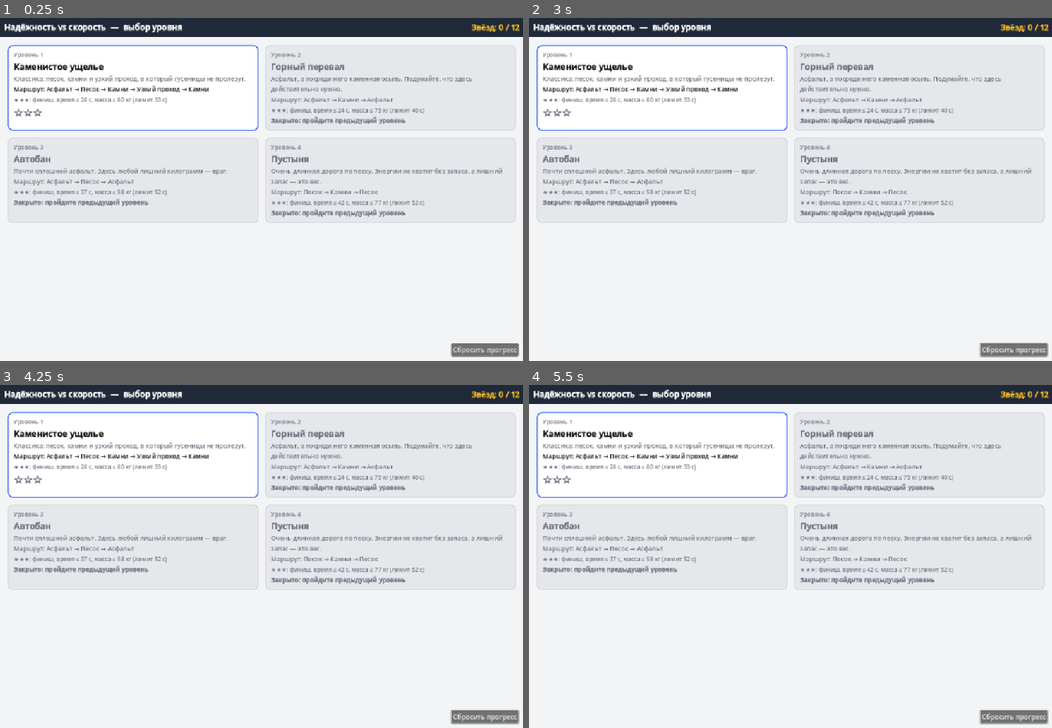
Above: before the commit, frames 1-4 (two rows, left to right).
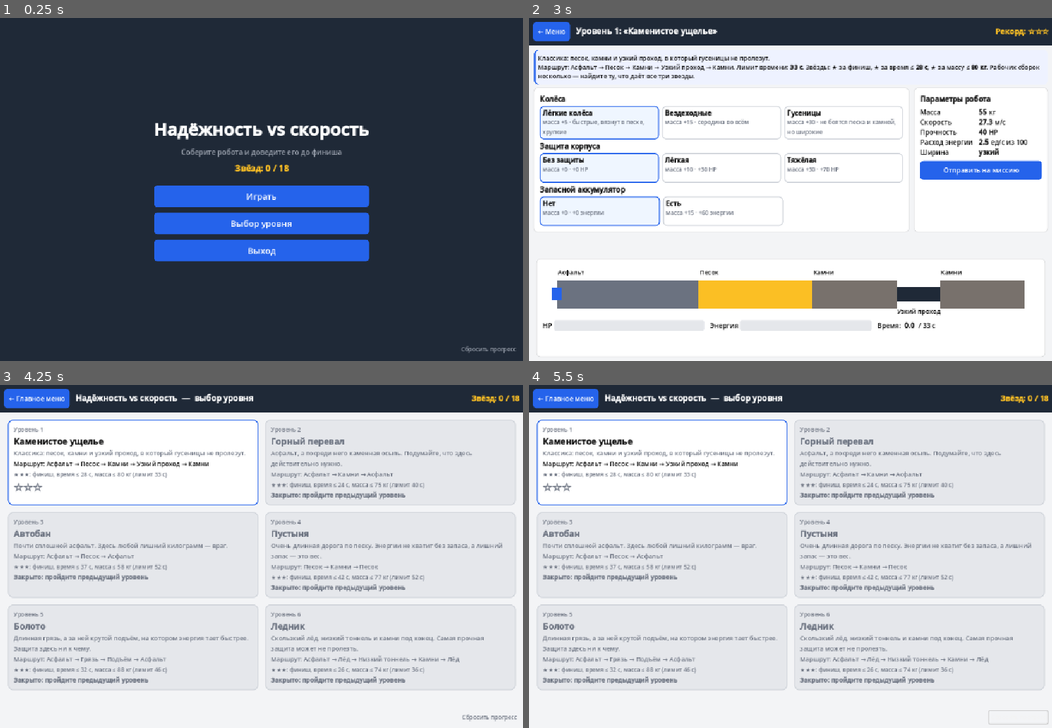
Above: after the commit, the same moments.

Repository: timurkinBits/PS10
Game: Godot game, scene res://main.tscn
Same seed, same stepped clock (60 frames per second), same inputs: the game is played once before the commit and once after it.
Inputs (mouse positions are in pixels of both pictures, inside the frame that each line leads up to):
- Up to frame 1 (0.25 s): no input
- Up to frame 2 (3 s): click "Сбросить прогресс" at 0.5 s; click (790, 223) at 1.25 s, where only the run after the commit has a clickable "Выбор уровня"; click (753, 203) at 2 s, where only the run after the commit has a clickable "Отмена"; click (790, 196) at 2.75 s, where only the run after the commit has a clickable "Играть"
- Up to frame 3 (4.25 s): click (20, 398) at 3.5 s, where only the run after the commit has a clickable "← Меню"
- Up to frame 4 (5.5 s): click "Сбросить прогресс" at 4.25 s; click (827, 570) at 5 s, where only the run after the commit has a clickable "Сбросить"

The runs differ from the first frame. In frame 1, 95% of the frame differs, in the area x 0-100%, y 1-100%; in frame 2, 42%; in frame 3, 18%; in frame 4, 18%.

Commit message:
2 ver

Diff:
--- a/data.gd
+++ b/data.gd
@@ -7,6 +7,8 @@
 	"res://levels/level_02.gd",
 	"res://levels/level_03.gd",
 	"res://levels/level_04.gd",
+	"res://levels/level_05.gd",
+	"res://levels/level_06.gd",
 ]
 
 # Ленивая загрузка: уровни читаются через load(), а не через preload и не через
@@ -24,16 +26,26 @@
 const DRAIN := 0.045      # расход энергии на кг массы
 const DMG := 0.5          # урон на камнях
 const TIME_SCALE := 3.0   # ускорение симуляции (как в оригинале)
+const HILL_SLOW := 0.8    # множитель скорости на подъёме
+const HILL_DRAIN := 1.5   # во сколько раз быстрее расходуется энергия на подъёме
 
 const ASPHALT := "Асфальт"
 const SAND := "Песок"
 const ROCKS := "Камни"
 const NARROW := "Узкий проход"
+const MUD := "Грязь"
+const HILL := "Подъём"
+const ICE := "Лёд"
+const LOW := "Низкий тоннель"
 const TERRAIN_COLOR := {
 	ASPHALT: "#6b7280",
 	SAND: "#fbbf24",
 	ROCKS: "#78716c",
 	NARROW: "#1f2937",
+	MUD: "#7c4a21",
+	HILL: "#4d7c0f",
+	ICE: "#7dd3fc",
+	LOW: "#4b5563",
 }
 
 const C_BG := Color("#f3f4f6")
--- /dev/null
+++ b/end_screen.gd
@@ -0,0 +1,73 @@
+extends Control
+## Экран завершения игры: показывается после прохождения последнего уровня.
+
+signal levels_requested
+signal main_menu_requested
+
+const Data = preload("res://data.gd")
+const Style = preload("res://ui_style.gd")
+const Progress = preload("res://progress.gd")
+
+
+func _ready() -> void:
+	var bg := ColorRect.new()
+	bg.color = Data.C_BG
+	add_child(bg)
+	bg.set_anchors_and_offsets_preset(Control.PRESET_FULL_RECT)
+
+	var center := CenterContainer.new()
+	add_child(center)
+	center.set_anchors_and_offsets_preset(Control.PRESET_FULL_RECT)
+
+	var box := Style.box()
+	box.custom_minimum_size.x = 520
+	center.add_child(box)
+
+	var v := VBoxContainer.new()
+	v.add_theme_constant_override("separation", 8)
+	box.add_child(v)
+
+	var count: int = Data.levels().size()
+	var total := Progress.total_stars()
+	var perfect := total == count * 3
+
+	var title := Style.lbl("Игра пройдена!", 32, Data.C_OK, true)
+	title.horizontal_alignment = HORIZONTAL_ALIGNMENT_CENTER
+	v.add_child(title)
+
+	var text := "Идеально: все звёзды собраны!" if perfect else "Все уровни пройдены. Вернитесь и соберите оставшиеся звёзды."
+	var sub := Style.lbl(text, 15, Data.C_GRAY, false, true)
+	sub.horizontal_alignment = HORIZONTAL_ALIGNMENT_CENTER
+	v.add_child(sub)
+
+	var sum := Style.lbl("Звёзд: %d / %d" % [total, count * 3], 22, Data.C_STAR, true)
+	sum.horizontal_alignment = HORIZONTAL_ALIGNMENT_CENTER
+	v.add_child(sum)
+
+	v.add_child(HSeparator.new())
+
+	# результаты по уровням
+	for i in count:
+		var row := HBoxContainer.new()
+		var name_lbl := Style.lbl("%d. %s" % [i + 1, str(Data.levels()[i]["name"])], 15)
+		name_lbl.size_flags_horizontal = Control.SIZE_EXPAND_FILL
+		row.add_child(name_lbl)
+		var s := Progress.get_stars(i)
+		row.add_child(Style.lbl(Data.stars_text(s), 18, Data.C_STAR if s > 0 else Data.C_GRAY, true))
+		v.add_child(row)
+
+	v.add_child(HSeparator.new())
+
+	var b1 := Button.new()
+	b1.text = "К выбору уровня"
+	b1.custom_minimum_size.y = 40
+	Style.main_button(b1)
+	b1.pressed.connect(func() -> void: levels_requested.emit())
+	v.add_child(b1)
+
+	var b2 := Button.new()
+	b2.text = "Главное меню"
+	b2.custom_minimum_size.y = 40
+	Style.main_button(b2)
+	b2.pressed.connect(func() -> void: main_menu_requested.emit())
+	v.add_child(b2)
--- a/level_menu.gd
+++ b/level_menu.gd
@@ -2,6 +2,7 @@
 ## Меню выбора уровней. Закрытые уровни недоступны, пока не пройден предыдущий.
 
 signal level_chosen(index: int)
+signal back_requested
 
 const Data = preload("res://data.gd")
 const Style = preload("res://ui_style.gd")
@@ -27,8 +28,15 @@
 	header.add_theme_stylebox_override("panel", Style.style(Color("#1f2937"), Color(0, 0, 0, 0), 0, 0, 8))
 	var hrow := HBoxContainer.new()
 	header.add_child(hrow)
+	hrow.add_theme_constant_override("separation", 12)
+	var back := Button.new()
+	back.text = "← Главное меню"
+	Style.main_button(back)
+	back.pressed.connect(func() -> void: back_requested.emit())
+	hrow.add_child(back)
 	var title := Style.lbl("Надёжность vs скорость  —  выбор уровня", 17, Color.WHITE, true)
 	title.size_flags_horizontal = Control.SIZE_EXPAND_FILL
+	title.vertical_alignment = VERTICAL_ALIGNMENT_CENTER
 	hrow.add_child(title)
 	_total_lbl = Style.lbl("", 16, Color("#fbbf24"), true)
 	hrow.add_child(_total_lbl)
@@ -56,10 +64,23 @@
 	var footer := MarginContainer.new()
 	for side in ["left", "right", "top", "bottom"]:
 		footer.add_theme_constant_override("margin_" + side, 10)
+	var dialog := ConfirmationDialog.new()
+	dialog.title = "Сброс прогресса"
+	dialog.dialog_text = "Удалить все звёзды и закрыть уровни, кроме первого?\nЭто действие нельзя отменить."
+	dialog.ok_button_text = "Сбросить"
+	dialog.cancel_button_text = "Отмена"
+	dialog.confirmed.connect(_on_reset_pressed)
+	add_child(dialog)
+
 	var reset := Button.new()
 	reset.text = "Сбросить прогресс"
+	reset.flat = true
 	reset.size_flags_horizontal = Control.SIZE_SHRINK_END
-	reset.pressed.connect(_on_reset_pressed)
+	reset.add_theme_font_size_override("font_size", 12)
+	reset.add_theme_color_override("font_color", Data.C_GRAY)
+	reset.add_theme_color_override("font_hover_color", Color("#f87171"))
+	reset.mouse_default_cursor_shape = Control.CURSOR_POINTING_HAND
+	reset.pressed.connect(func() -> void: dialog.popup_centered())
 	footer.add_child(reset)
 	root_v.add_child(footer)
 
--- a/level_screen.gd
+++ b/level_screen.gd
@@ -228,7 +228,7 @@
 
 	# появляется после успешного прохождения, если есть следующий уровень
 	next_btn = Button.new()
-	next_btn.text = "Следующий уровень →"
+	next_btn.text = "Следующий уровень →" if level_index + 1 < Data.levels().size() else "Завершить игру →"
 	Style.main_button(next_btn)
 	next_btn.size_flags_vertical = Control.SIZE_SHRINK_CENTER
 	next_btn.visible = false
@@ -308,4 +308,4 @@
 		if race.success:
 			Progress.set_stars(level_index, race.stars)
 			_update_best()
-			next_btn.visible = level_index + 1 < Data.levels().size()
+			next_btn.visible = true
--- /dev/null
+++ b/levels/level_05.gd
@@ -0,0 +1,34 @@
+extends RefCounted
+## Уровень 5. Болото: асфальт, длинная грязь, крутой подъём и финишный асфальт.
+## Новое: «Грязь» (у колёс свой множитель "mud") и «Подъём» (медленнее, энергия уходит в 1.5 раза быстрее).
+## Проходят 4 сборки; 3★ — только болотоходы без защиты + малый аккумулятор.
+
+static func get_data() -> Dictionary:
+	return {
+		"name": "Болото",
+		"desc": "Длинная грязь, а за ней крутой подъём, на котором энергия тает быстрее. Защита здесь ни к чему.",
+		"limit": 46, "star_t": 32, "star_m": 88,
+		"seg": [
+			{"k": "Асфальт", "L": 80},
+			{"k": "Грязь", "L": 150},
+			{"k": "Подъём", "L": 100},
+			{"k": "Асфальт", "L": 50},
+		],
+		"parts": {
+			"wheels": [
+				{"n": "Лёгкие колёса", "m": 5, "s": 1.0, "sand": 0.35, "rock": 1.4, "mud": 0.15, "w": 1, "d": "быстрые, но в грязи почти стоят"},
+				{"n": "Вездеходные", "m": 15, "s": 0.85, "sand": 0.8, "rock": 1.0, "mud": 0.4, "w": 1, "d": "середина во всём, в грязи вязнут"},
+				{"n": "Болотоходы", "m": 24, "s": 0.75, "sand": 0.7, "rock": 1.2, "mud": 1.0, "w": 1, "d": "грязь им нипочём, но тяжёлые"},
+			],
+			"armor": [
+				{"n": "Без защиты", "m": 0, "hp": 0, "d": "+0 HP"},
+				{"n": "Лёгкая", "m": 10, "hp": 30, "d": "+30 HP"},
+				{"n": "Тяжёлая", "m": 30, "hp": 70, "d": "+70 HP"},
+			],
+			"bats": [
+				{"n": "Нет", "m": 0, "e": 0, "d": "+0 энергии"},
+				{"n": "Малый", "m": 10, "e": 40, "d": "+40 энергии"},
+				{"n": "Большой", "m": 20, "e": 80, "d": "+80 энергии"},
+			],
+		},
+	}
--- /dev/null
+++ b/levels/level_06.gd
@@ -0,0 +1,35 @@
+extends RefCounted
+## Уровень 6. Ледник: лёд, низкий тоннель, каменная осыпь и снова лёд.
+## Новое: «Лёд» (у колёс множитель "ice") и «Низкий тоннель» (не пролезает высокая защита, флаг "tall").
+## Проходят 3 сборки; 3★ — только шипованные колёса + лёгкая защита, без аккумулятора.
+
+static func get_data() -> Dictionary:
+	return {
+		"name": "Ледник",
+		"desc": "Скользкий лёд, низкий тоннель и камни под конец. Самая прочная защита может не пролезть.",
+		"limit": 36, "star_t": 26, "star_m": 74,
+		"seg": [
+			{"k": "Асфальт", "L": 60},
+			{"k": "Лёд", "L": 140},
+			{"k": "Низкий тоннель", "L": 30},
+			{"k": "Камни", "L": 110},
+			{"k": "Лёд", "L": 80},
+		],
+		"parts": {
+			"wheels": [
+				{"n": "Лёгкие колёса", "m": 5, "s": 1.0, "sand": 0.35, "rock": 1.4, "ice": 0.4, "w": 1, "d": "быстрые, но скользят и хрупкие"},
+				{"n": "Шипованные", "m": 10, "s": 0.9, "sand": 0.5, "rock": 0.8, "ice": 1.0, "w": 1, "d": "цепкие на льду и камнях"},
+				{"n": "Вездеходные", "m": 15, "s": 0.85, "sand": 0.8, "rock": 1.0, "ice": 0.6, "w": 1, "d": "середина во всём, на льду скользят"},
+			],
+			"armor": [
+				{"n": "Без защиты", "m": 0, "hp": 0, "d": "+0 HP"},
+				{"n": "Лёгкая", "m": 10, "hp": 30, "d": "+30 HP"},
+				{"n": "Купол", "m": 25, "hp": 90, "tall": true, "d": "+90 HP, высокая"},
+			],
+			"bats": [
+				{"n": "Нет", "m": 0, "e": 0, "d": "+0 энергии"},
+				{"n": "Малый", "m": 8, "e": 30, "d": "+30 энергии"},
+				{"n": "Большой", "m": 15, "e": 60, "d": "+60 энергии"},
+			],
+		},
+	}
--- a/main.gd
+++ b/main.gd
@@ -1,10 +1,13 @@
 extends Control
 ## Кейс 4: «Надёжность vs скорость».
-## Главный скрипт: переключает экраны — меню выбора уровней и сам уровень.
+## Главный скрипт: переключает экраны — главное меню, выбор уровней, уровень, финал.
 
+const MainMenu = preload("res://main_menu.gd")
 const LevelMenu = preload("res://level_menu.gd")
 const LevelScreen = preload("res://level_screen.gd")
+const EndScreen = preload("res://end_screen.gd")
 const Data = preload("res://data.gd")
+const Progress = preload("res://progress.gd")
 
 var _current: Control = null
 
@@ -12,21 +15,54 @@
 func _ready() -> void:
 	theme = Theme.new()
 	theme.default_font_size = 14
-	_show_menu()
+	_show_main_menu()
+
+
+func _show_main_menu() -> void:
+	var m := MainMenu.new()
+	m.play_pressed.connect(_play)
+	m.levels_pressed.connect(_show_menu)
+	m.progress_reset.connect(_show_main_menu)  # перестроить меню (звёзды, «Продолжить»)
+	_swap(m)
 
 
 func _show_menu() -> void:
 	var menu := LevelMenu.new()
 	menu.level_chosen.connect(_start_level)
+	menu.back_requested.connect(_show_main_menu)
 	_swap(menu)
+
+
+## «Играть / Продолжить»: первый ещё не пройденный уровень.
+## Если пройдено всё — открываем выбор уровня.
+func _play() -> void:
+	for i in Data.levels().size():
+		if Progress.get_stars(i) == 0:
+			_start_level(i)
+			return
+	_show_menu()
 
 
 func _start_level(index: int) -> void:
 	var screen := LevelScreen.new()
 	screen.setup(index)
 	screen.back_requested.connect(_show_menu)
-	screen.next_requested.connect(_start_level.bind(index + 1))
+	screen.next_requested.connect(_on_next.bind(index))
 	_swap(screen)
+
+
+func _on_next(index: int) -> void:
+	if index + 1 < Data.levels().size():
+		_start_level(index + 1)
+	else:
+		_show_end()
+
+
+func _show_end() -> void:
+	var e := EndScreen.new()
+	e.levels_requested.connect(_show_menu)
+	e.main_menu_requested.connect(_show_main_menu)
+	_swap(e)
 
 
 func _swap(node: Control) -> void:
--- /dev/null
+++ b/main_menu.gd
@@ -0,0 +1,84 @@
+extends Control
+## Главное меню: Играть / Выбор уровня / Выход.
+
+signal play_pressed
+signal levels_pressed
+signal progress_reset
+
+const Data = preload("res://data.gd")
+const Style = preload("res://ui_style.gd")
+const Progress = preload("res://progress.gd")
+
+
+func _ready() -> void:
+	var bg := ColorRect.new()
+	bg.color = Color("#1f2937")
+	add_child(bg)
+	bg.set_anchors_and_offsets_preset(Control.PRESET_FULL_RECT)
+
+	var center := CenterContainer.new()
+	add_child(center)
+	center.set_anchors_and_offsets_preset(Control.PRESET_FULL_RECT)
+
+	var v := VBoxContainer.new()
+	v.add_theme_constant_override("separation", 12)
+	v.custom_minimum_size.x = 340
+	center.add_child(v)
+
+	var title := Style.lbl("Надёжность vs скорость", 36, Color.WHITE, true)
+	title.horizontal_alignment = HORIZONTAL_ALIGNMENT_CENTER
+	v.add_child(title)
+
+	var sub := Style.lbl("Соберите робота и доведите его до финиша", 15, Color("#9ca3af"))
+	sub.horizontal_alignment = HORIZONTAL_ALIGNMENT_CENTER
+	v.add_child(sub)
+
+	var stars := Style.lbl("Звёзд: %d / %d" % [Progress.total_stars(), Data.levels().size() * 3], 18, Color("#fbbf24"), true)
+	stars.horizontal_alignment = HORIZONTAL_ALIGNMENT_CENTER
+	v.add_child(stars)
+
+	v.add_child(Control.new())
+
+	var started := Progress.total_stars() > 0
+	v.add_child(_btn("Продолжить" if started else "Играть", func() -> void: play_pressed.emit()))
+	v.add_child(_btn("Выбор уровня", func() -> void: levels_pressed.emit()))
+	v.add_child(_btn("Выход", func() -> void: get_tree().quit()))
+
+	_add_reset_button()
+
+
+## Маленькая кнопка сброса в правом нижнем углу + окно подтверждения.
+func _add_reset_button() -> void:
+	var dialog := ConfirmationDialog.new()
+	dialog.title = "Сброс прогресса"
+	dialog.dialog_text = "Удалить все звёзды и закрыть уровни, кроме первого?\nЭто действие нельзя отменить."
+	dialog.ok_button_text = "Сбросить"
+	dialog.cancel_button_text = "Отмена"
+	dialog.confirmed.connect(_on_reset_confirmed)
+	add_child(dialog)
+
+	var reset := Button.new()
+	reset.text = "Сбросить прогресс"
+	reset.flat = true
+	reset.add_theme_font_size_override("font_size", 12)
+	reset.add_theme_color_override("font_color", Color("#9ca3af"))
+	reset.add_theme_color_override("font_hover_color", Color("#f87171"))
+	reset.mouse_default_cursor_shape = Control.CURSOR_POINTING_HAND
+	reset.pressed.connect(func() -> void: dialog.popup_centered())
+	add_child(reset)
+	reset.set_anchors_and_offsets_preset(Control.PRESET_BOTTOM_RIGHT, Control.PRESET_MODE_MINSIZE, 12)
+
+
+func _on_reset_confirmed() -> void:
+	Progress.reset()
+	progress_reset.emit()
+
+
+func _btn(text: String, action: Callable) -> Button:
+	var b := Button.new()
+	b.text = text
+	b.custom_minimum_size.y = 44
+	b.add_theme_font_size_override("font_size", 18)
+	Style.main_button(b)
+	b.pressed.connect(action)
+	return b
--- a/race.gd
+++ b/race.gd
@@ -55,16 +55,28 @@
 		_finish("Застрял: робот слишком широкий для узкого прохода. Попробуйте колёса уже.", false)
 		return
 
+	if seg_name == Data.LOW and robot["tall"]:
+		_finish("Застрял: защита слишком высокая для низкого тоннеля. Попробуйте защиту пониже.", false)
+		return
+
 	var sp: float = float(robot["v"])
+	var drain_k := 1.0
 	if seg_name == Data.SAND:
 		sp *= float(W["sand"])
 	if seg_name == Data.ROCKS:
 		sp *= 0.7
+	if seg_name == Data.MUD:
+		sp *= float(W.get("mud", 0.5))
+	if seg_name == Data.ICE:
+		sp *= float(W.get("ice", 0.6))
+	if seg_name == Data.HILL:
+		sp *= Data.HILL_SLOW
+		drain_k = Data.HILL_DRAIN
 
 	var dx: float = minf(sp * dt, total - x)
 	x += dx
 	t += dx / sp
-	en -= dx / sp * float(robot["drain"])
+	en -= dx / sp * float(robot["drain"]) * drain_k
 	if seg_name == Data.ROCKS:
 		hp -= dx * Data.DMG * float(W["rock"])
 
--- a/robot.gd
+++ b/robot.gd
@@ -18,4 +18,5 @@
 		"v": float(W["s"]) * 1500.0 / m,
 		"drain": m * Data.DRAIN,
 		"wide": int(W["w"]) > 1,
+		"tall": bool(A.get("tall", false)),
 	}
--- a/track_view.gd
+++ b/track_view.gd
@@ -37,7 +37,7 @@
 	for g in level["seg"]:
 		var seg_name: String = g["k"]
 		var L: float = float(g["L"])
-		var narrow: bool = seg_name == Data.NARROW
+		var narrow: bool = seg_name == Data.NARROW or seg_name == Data.LOW
 		var y: float = 46.0 if narrow else 32.0
 		var h: float = 30.0 if narrow else 58.0
 		draw_rect(Rect2(30.0 + s * k, y, L * k, h), Color.html(str(Data.TERRAIN_COLOR[seg_name])))
Not shown, added: levels/parts.gd.uid
Not shown, added: main_menu.gd.uid
